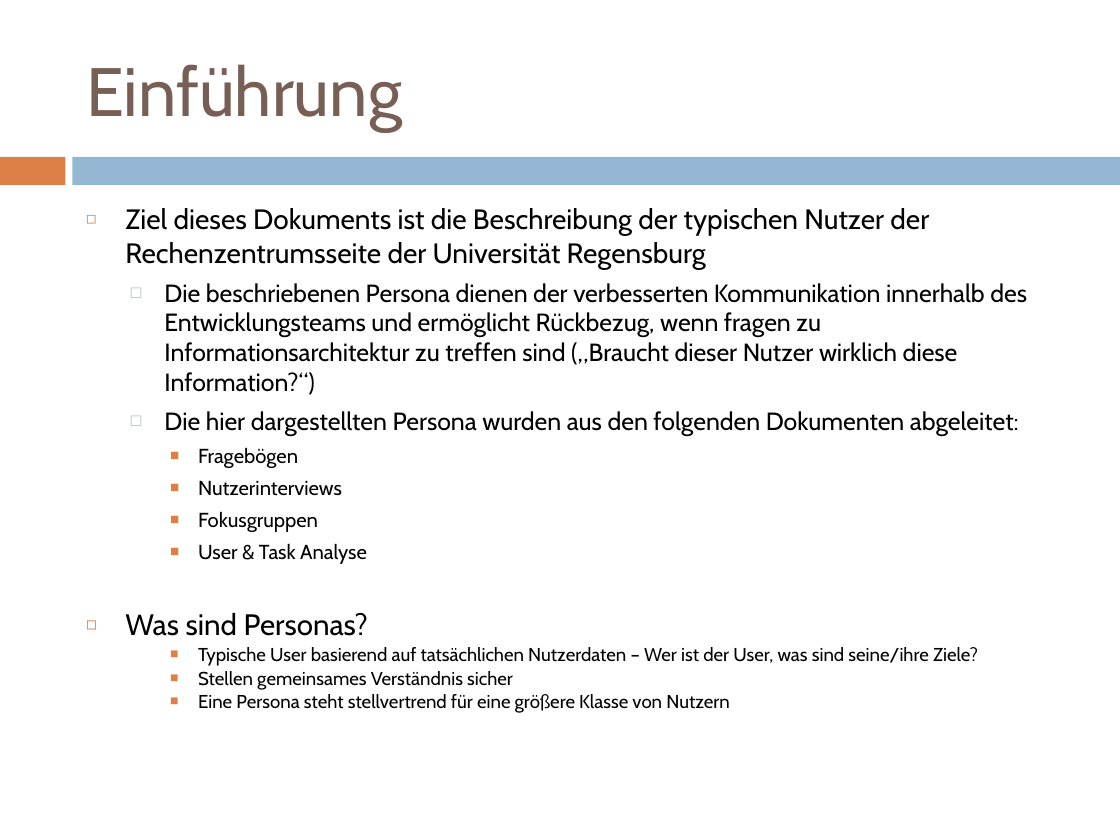
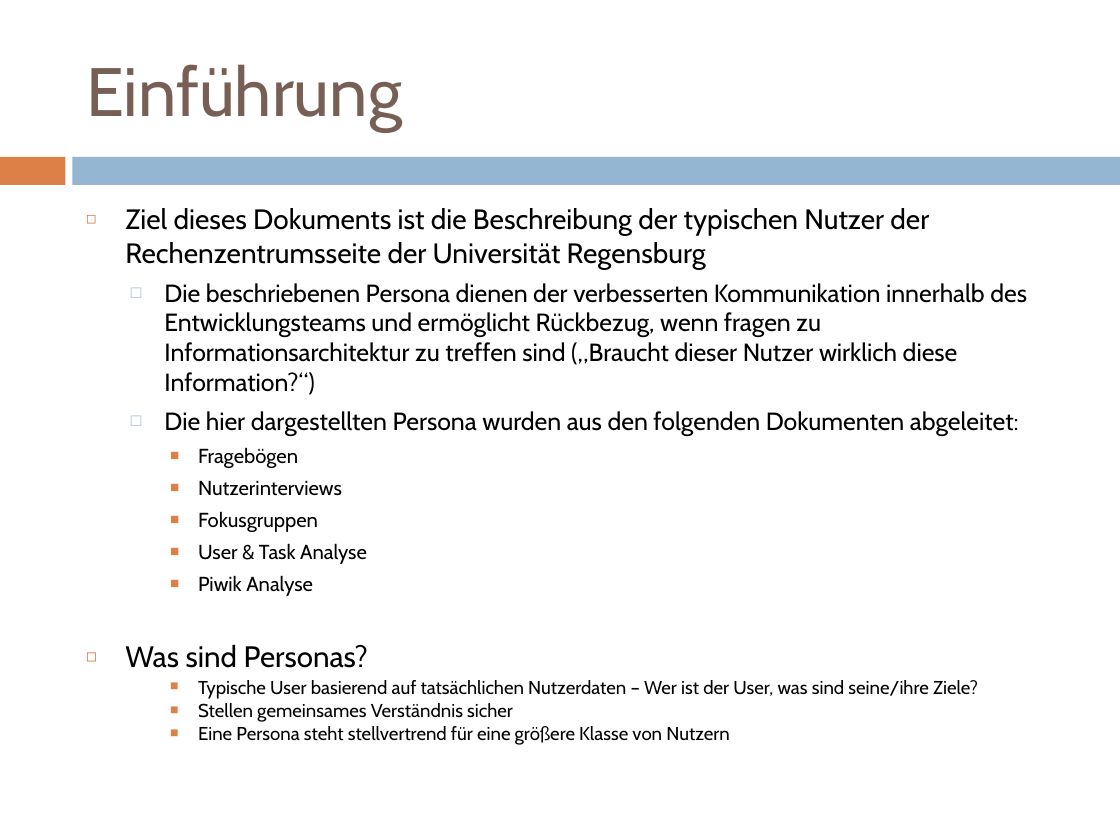
Before and after one commit to pinkdroyd/redesign-ur-rz, a slide deck: slide 2 of Personas und Szenarien/Personas_Redsign_RZ.pptx. Drawn at 1120x840 pixels with LibreOffice and Linux fonts; fonts in the diff are those of the drawing. Boxes give left, top, right and bottom in pixels: in the first picture for what was removed or moved away, otherwise in the second. Text is boxed around its words. In the diff, an @@ line names an element or a change of style, - is before the commit and + after.

```diff
--- a/Personas und Szenarien/Personas_Redsign_RZ.pptx
+++ b/Personas und Szenarien/Personas_Redsign_RZ.pptx
@@ text at bbox=[198, 575, 313, 596]: paragraph added @@
+    ■ Piwik Analyse
```
Also in this commit, not shown: 2 other files.
